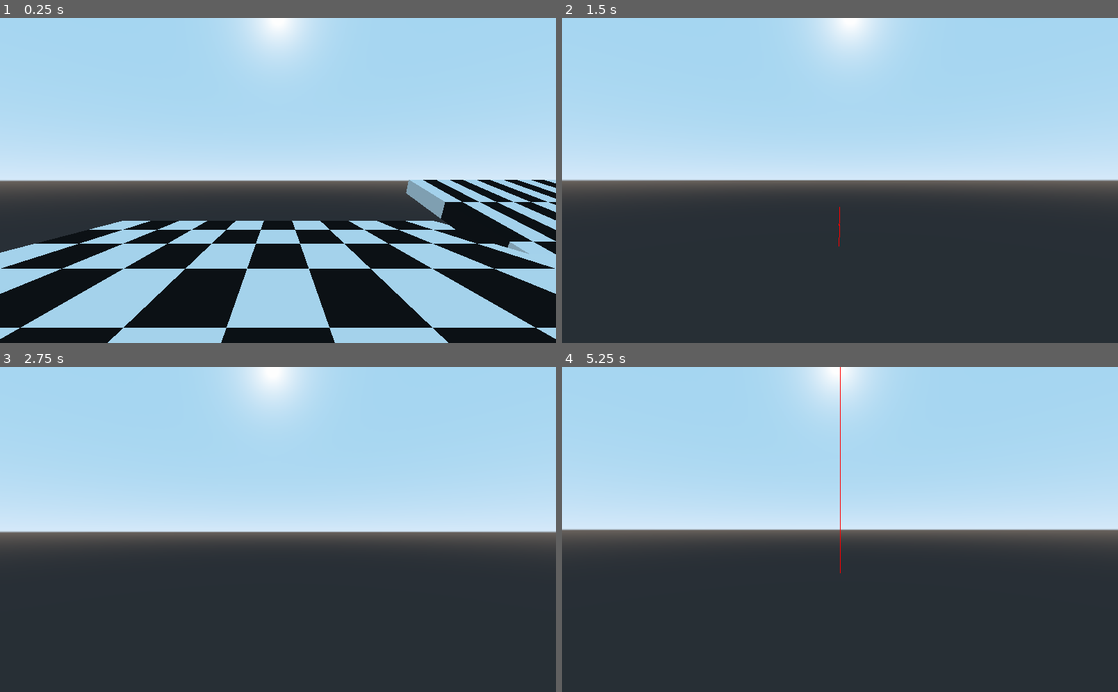
Above: before the commit, frames 1-4 (two rows, left to right).
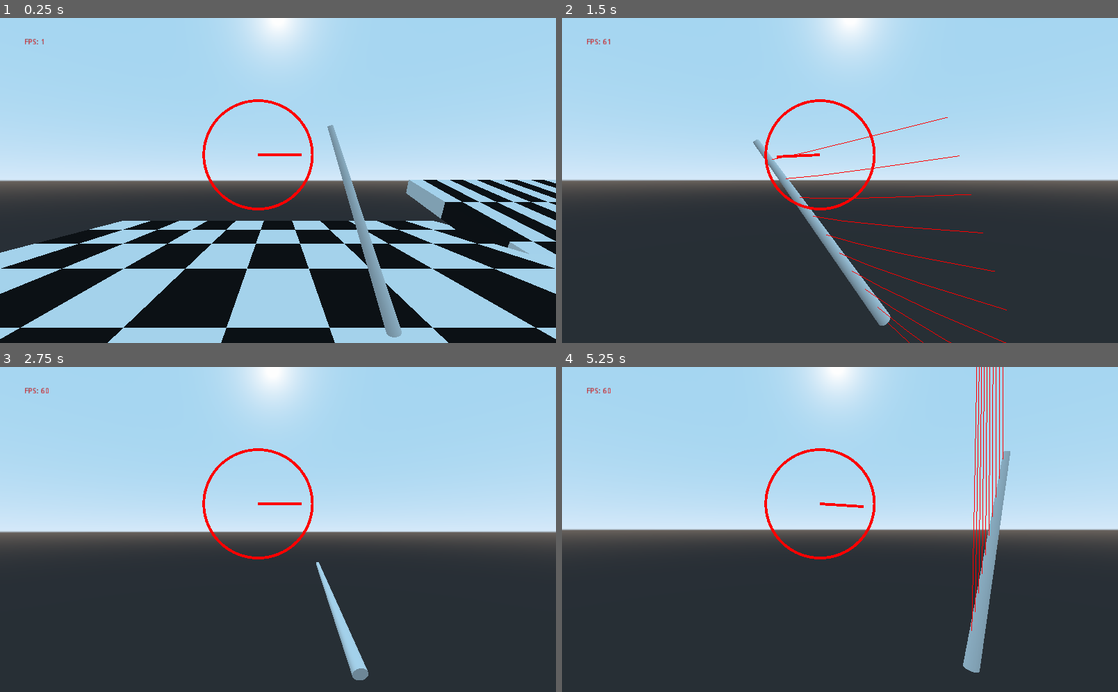
Above: after the commit, the same moments.

Repository: p4773rn/melee-hack-n-slash
Game: Godot game, scene res://Main.tscn
The game is run twice, just before and just after one commit, with the same random seed, the same clock (stepped at 60 frames per second) and the same inputs.
Inputs (mouse positions are in pixels of both pictures, inside the frame that each line leads up to):
- Up to frame 1 (0.25 s): no input
- Up to frame 2 (1.5 s): tap Enter at 0.5 s; move the mouse to (867, 180) at 0.52 s; hold W (movement_forward) from 0.53 s (still down); click (867, 180) at 0.67 s; move the mouse to (812, 180) at 1.27 s; click (812, 180) at 1.42 s
- Up to frame 3 (2.75 s): keep holding W (movement_forward); move the mouse to (289, 523) at 2.02 s; click (289, 523) at 2.17 s
- Up to frame 4 (5.25 s): keep holding W (movement_forward); move the mouse to (834, 536) at 2.77 s; click (834, 536) at 2.92 s; move the mouse to (878, 532) at 3.52 s; click (878, 532) at 3.67 s; move the mouse to (795, 526) at 4.27 s; click (795, 526) at 4.42 s; move the mouse to (845, 529) at 5.02 s; click (845, 529) at 5.17 s

The runs differ from the first frame. In frame 1, 1.9% of the frame differs, in the area x 4-73%, y 6-99%; in frame 2, 2.4%; in frame 3, 1.3%; in frame 4, 2.9%, in the area x 4-81%, y 0-95%.

Commit message:
shitty sword animations and controls, fps meter

Diff:
--- a/DebugTracer.gd
+++ b/DebugTracer.gd
@@ -7,7 +7,7 @@
 func set_tracing(tracing_):
 	tracing = tracing_
 	if tracing_:
-		line_strips.append([])
+		line_strips = [[]]
 
 
 func _ready():
--- /dev/null
+++ b/Dirmometer.gd
@@ -0,0 +1,19 @@
+extends Node2D
+
+const radius = 100
+var dir = Vector2(1,0) setget set_dir
+const color = Color(1,0,0)
+const thickness = 5
+
+func set_dir(dir_ : Vector2):
+	var norm2 = dir_.length_squared()
+	assert(-0.001 < norm2 && norm2 < 1.001)
+	dir = dir_
+	update()
+
+func _draw():
+	draw_arc(position, radius, 0, 2*PI, 100, color, thickness, false)
+
+	var pos1 = position
+	var pos2 = position + dir * radius * .8
+	draw_line(pos1, pos2, color, thickness, false)
--- /dev/null
+++ b/FpsLabel.gd
@@ -0,0 +1,5 @@
+extends Label
+
+
+func _process(_delta):
+	text = 'FPS: ' + str(Engine.get_frames_per_second())
--- a/Main.tscn
+++ b/Main.tscn
@@ -1,7 +1,13 @@
-[gd_scene load_steps=9 format=2]
+[gd_scene load_steps=32 format=2]
 
 [ext_resource path="res://Player.gd" type="Script" id=1]
-[ext_resource path="res://DebugTracer.tscn" type="PackedScene" id=2]
+[ext_resource path="res://Sword.gd" type="Script" id=2]
+[ext_resource path="res://assets/animations/swing_bottom.tres" type="AnimationNodeBlendSpace1D" id=3]
+[ext_resource path="res://assets/animations/swing_right.tres" type="AnimationNodeBlendSpace1D" id=4]
+[ext_resource path="res://assets/animations/swing_top.tres" type="AnimationNodeBlendSpace1D" id=5]
+[ext_resource path="res://assets/animations/swing_left.tres" type="AnimationNodeBlendSpace1D" id=6]
+[ext_resource path="res://Dirmometer.gd" type="Script" id=7]
+[ext_resource path="res://FpsLabel.gd" type="Script" id=8]
 
 [sub_resource type="CubeMesh" id=1]
 
@@ -35,6 +41,200 @@
 radius = 0.5
 height = 2.0
 
+[sub_resource type="Animation" id=7]
+resource_name = "idle"
+length = 0.001
+tracks/0/type = "value"
+tracks/0/path = NodePath("Handle:translation")
+tracks/0/interp = 1
+tracks/0/loop_wrap = true
+tracks/0/imported = false
+tracks/0/enabled = true
+tracks/0/keys = {
+"times": PoolRealArray( 0 ),
+"transitions": PoolRealArray( 1 ),
+"update": 0,
+"values": [ Vector3( -0.285163, 0.475115, -0.594882 ) ]
+}
+tracks/1/type = "value"
+tracks/1/path = NodePath("Handle:rotation_degrees")
+tracks/1/interp = 1
+tracks/1/loop_wrap = true
+tracks/1/imported = false
+tracks/1/enabled = true
+tracks/1/keys = {
+"times": PoolRealArray( 0 ),
+"transitions": PoolRealArray( 1 ),
+"update": 0,
+"values": [ Vector3( 0, 0, 17.151 ) ]
+}
+
+[sub_resource type="Animation" id=8]
+resource_name = "swing_bottom_left"
+length = 0.7
+tracks/0/type = "value"
+tracks/0/path = NodePath("Handle:rotation_degrees")
+tracks/0/interp = 1
+tracks/0/loop_wrap = true
+tracks/0/imported = false
+tracks/0/enabled = true
+tracks/0/keys = {
+"times": PoolRealArray( 0, 0.2, 0.5, 0.7 ),
+"transitions": PoolRealArray( 1, 1, 1, 1 ),
+"update": 0,
+"values": [ Vector3( -4.14111e-07, 29.633, 104.053 ), Vector3( -4.14111e-07, 29.633, 104.053 ), Vector3( 6.56648, -122.988, 64.1911 ), Vector3( 6.56648, -122.988, 64.1911 ) ]
+}
+tracks/1/type = "value"
+tracks/1/path = NodePath("Handle:translation")
+tracks/1/interp = 1
+tracks/1/loop_wrap = true
+tracks/1/imported = false
+tracks/1/enabled = true
+tracks/1/keys = {
+"times": PoolRealArray( 0, 0.2, 0.5, 0.7 ),
+"transitions": PoolRealArray( 1, 1, 1, 1 ),
+"update": 0,
+"values": [ Vector3( -2.37336, 0.563162, -0.687009 ), Vector3( -2.37336, 0.563162, -0.687009 ), Vector3( -0.43141, 1.17691, -0.404108 ), Vector3( -0.43141, 1.17691, -0.404108 ) ]
+}
+
+[sub_resource type="Animation" id=9]
+resource_name = "swing_bottom_right"
+length = 0.7
+tracks/0/type = "value"
+tracks/0/path = NodePath("Handle:rotation_degrees")
+tracks/0/interp = 1
+tracks/0/loop_wrap = true
+tracks/0/imported = false
+tracks/0/enabled = true
+tracks/0/keys = {
+"times": PoolRealArray( 0, 0.2, 0.5, 0.7 ),
+"transitions": PoolRealArray( 1, 1, 1, 1 ),
+"update": 0,
+"values": [ Vector3( 4.00826, 20.795, -100.429 ), Vector3( 4.00826, 20.795, -100.429 ), Vector3( -1.56552, 124.642, -74.8226 ), Vector3( -1.56552, 124.642, -74.8226 ) ]
+}
+tracks/1/type = "value"
+tracks/1/path = NodePath("Handle:translation")
+tracks/1/interp = 1
+tracks/1/loop_wrap = true
+tracks/1/imported = false
+tracks/1/enabled = true
+tracks/1/keys = {
+"times": PoolRealArray( 0, 0.2, 0.5, 0.7 ),
+"transitions": PoolRealArray( 1, 1, 1, 1 ),
+"update": 0,
+"values": [ Vector3( 0.163521, 0.731435, -0.482372 ), Vector3( 0.163521, 0.731435, -0.482372 ), Vector3( -1.32445, 0.872328, -0.482372 ), Vector3( -1.32445, 0.872328, -0.482372 ) ]
+}
+
+[sub_resource type="Animation" id=10]
+length = 0.7
+tracks/0/type = "value"
+tracks/0/path = NodePath("Handle:rotation_degrees")
+tracks/0/interp = 1
+tracks/0/loop_wrap = true
+tracks/0/imported = false
+tracks/0/enabled = true
+tracks/0/keys = {
+"times": PoolRealArray( 0, 0.2, 0.5, 0.7 ),
+"transitions": PoolRealArray( 1, 1, 1, 1 ),
+"update": 0,
+"values": [ Vector3( -50.299, 114.892, 17.516 ), Vector3( -50.299, 114.892, 17.516 ), Vector3( -50.299, 96.094, -109.647 ), Vector3( -50.299, 96.094, -109.647 ) ]
+}
+tracks/1/type = "value"
+tracks/1/path = NodePath("Handle:translation")
+tracks/1/interp = 1
+tracks/1/loop_wrap = true
+tracks/1/imported = false
+tracks/1/enabled = true
+tracks/1/keys = {
+"times": PoolRealArray( 0, 0.2, 0.5, 0.7 ),
+"transitions": PoolRealArray( 1, 1, 1, 1 ),
+"update": 0,
+"values": [ Vector3( -1.7811, 1.92299, -0.367017 ), Vector3( -1.7811, 1.92299, -0.367017 ), Vector3( -0.0642945, 0.697417, -0.321142 ), Vector3( -0.0642945, 0.697417, -0.321142 ) ]
+}
+
+[sub_resource type="Animation" id=11]
+length = 0.7
+tracks/0/type = "value"
+tracks/0/path = NodePath("Handle:rotation_degrees")
+tracks/0/interp = 1
+tracks/0/loop_wrap = true
+tracks/0/imported = false
+tracks/0/enabled = true
+tracks/0/keys = {
+"times": PoolRealArray( 0, 0.2, 0.5, 0.7 ),
+"transitions": PoolRealArray( 1, 1, 0.420448, 0.420448 ),
+"update": 0,
+"values": [ Vector3( 0, 0, -36.984 ), Vector3( 0, 0, -36.984 ), Vector3( -50.299, 114.892, -109.647 ), Vector3( -50.299, 114.892, -109.647 ) ]
+}
+tracks/1/type = "value"
+tracks/1/path = NodePath("Handle:translation")
+tracks/1/interp = 1
+tracks/1/loop_wrap = true
+tracks/1/imported = false
+tracks/1/enabled = true
+tracks/1/keys = {
+"times": PoolRealArray( 0, 0.2, 0.5, 0.7 ),
+"transitions": PoolRealArray( 1, 1, 0.329877, 0.329877 ),
+"update": 0,
+"values": [ Vector3( -0.236247, 1.58752, -0.594882 ), Vector3( -0.236247, 1.58752, -0.594882 ), Vector3( -0.684399, 0.697417, -0.321142 ), Vector3( -0.684399, 0.697417, -0.321142 ) ]
+}
+
+[sub_resource type="CylinderMesh" id=12]
+top_radius = 0.02
+bottom_radius = 0.05
+height = 1.5
+
+[sub_resource type="AnimationNodeAnimation" id=13]
+animation = "idle"
+
+[sub_resource type="AnimationNodeStateMachineTransition" id=14]
+xfade_time = 0.2
+
+[sub_resource type="AnimationNodeStateMachineTransition" id=15]
+switch_mode = 2
+auto_advance = true
+xfade_time = 0.2
+
+[sub_resource type="AnimationNodeStateMachineTransition" id=16]
+xfade_time = 0.2
+
+[sub_resource type="AnimationNodeStateMachineTransition" id=17]
+switch_mode = 2
+auto_advance = true
+xfade_time = 0.2
+
+[sub_resource type="AnimationNodeStateMachineTransition" id=18]
+xfade_time = 0.2
+
+[sub_resource type="AnimationNodeStateMachineTransition" id=19]
+switch_mode = 2
+auto_advance = true
+xfade_time = 0.2
+
+[sub_resource type="AnimationNodeStateMachineTransition" id=20]
+xfade_time = 0.2
+
+[sub_resource type="AnimationNodeStateMachineTransition" id=21]
+switch_mode = 2
+auto_advance = true
+xfade_time = 0.2
+
+[sub_resource type="AnimationNodeStateMachine" id=22]
+states/bottom/node = ExtResource( 3 )
+states/bottom/position = Vector2( 319.613, 201.667 )
+states/idle/node = SubResource( 13 )
+states/idle/position = Vector2( 319.621, 110.032 )
+states/left/node = ExtResource( 6 )
+states/left/position = Vector2( 148.333, 110.103 )
+states/right/node = ExtResource( 4 )
+states/right/position = Vector2( 488.333, 109.593 )
+states/top/node = ExtResource( 5 )
+states/top/position = Vector2( 319.477, 31 )
+transitions = [ "idle", "top", SubResource( 14 ), "top", "idle", SubResource( 15 ), "idle", "right", SubResource( 16 ), "right", "idle", SubResource( 17 ), "idle", "bottom", SubResource( 18 ), "bottom", "idle", SubResource( 19 ), "idle", "left", SubResource( 20 ), "left", "idle", SubResource( 21 ) ]
+graph_offset = Vector2( 0, -14.9933 )
+
+[sub_resource type="AnimationNodeStateMachinePlayback" id=23]
+
 [node name="Spatial" type="Spatial"]
 
 [node name="StaticBody" type="StaticBody" parent="."]
@@ -85,13 +285,51 @@
 
 [node name="Camera" type="Camera" parent="Player/RotationHelper"]
 
-[node name="DebugTracers" type="Spatial" parent="Player/RotationHelper"]
-
-[node name="DebugTracer" parent="Player/RotationHelper/DebugTracers" instance=ExtResource( 2 )]
-transform = Transform( 1, 0, 0, 0, 1, 0, 0, 0, 1, 0, -0.427529, -2.2702 )
-
-[node name="DebugTracer2" parent="Player/RotationHelper/DebugTracers" instance=ExtResource( 2 )]
-transform = Transform( 1, 0, 0, 0, 1, 0, 0, 0, 1, 0, -0.427529, -2.97709 )
-
-[node name="DebugTracer3" parent="Player/RotationHelper/DebugTracers" instance=ExtResource( 2 )]
-transform = Transform( 1, 0, 0, 0, 1, 0, 0, 0, 1, 0, -0.427529, -3.72381 )
+[node name="Sword" type="Spatial" parent="Player/RotationHelper"]
+transform = Transform( 1, 0, 0, 0, 1, 0, 0, 0, 1, 1.09013, -1.52916, -1.01878 )
+script = ExtResource( 2 )
+
+[node name="AnimationPlayer" type="AnimationPlayer" parent="Player/RotationHelper/Sword"]
+anims/idle = SubResource( 7 )
+anims/swing_bottom_left = SubResource( 8 )
+anims/swing_bottom_right = SubResource( 9 )
+anims/swing_top_left = SubResource( 10 )
+anims/swing_top_right = SubResource( 11 )
+
+[node name="Handle" type="Spatial" parent="Player/RotationHelper/Sword"]
+transform = Transform( 0.955531, -0.294891, 0, 0.294891, 0.95553, 0, 0, 0, 1, -0.285163, 0.475115, -0.594882 )
+
+[node name="Blade" type="MeshInstance" parent="Player/RotationHelper/Sword/Handle"]
+transform = Transform( 0.999998, 0, 0, 0, 0.999998, 0, 0, 0, 0.999997, 0, 0.75, 0 )
+mesh = SubResource( 12 )
+material/0 = null
+
+[node name="DebugTracers" type="Spatial" parent="Player/RotationHelper/Sword/Handle"]
+
+[node name="AnimationTree" type="AnimationTree" parent="Player/RotationHelper/Sword"]
+tree_root = SubResource( 22 )
+anim_player = NodePath("../AnimationPlayer")
+active = true
+parameters/playback = SubResource( 23 )
+parameters/bottom/blend_position = 0.93152
+parameters/left/blend_position = 0.000938058
+parameters/right/blend_position = 0
+parameters/top/blend_position = -0.00469041
+
+[node name="Dirmometer" type="Node2D" parent="Player"]
+position = Vector2( 237.673, 126.316 )
+script = ExtResource( 7 )
+__meta__ = {
+"_editor_description_": "A circle with an arrow"
+}
+
+[node name="FpsLabel" type="Label" parent="."]
+margin_left = 44.8754
+margin_top = 38.2271
+margin_right = 124.875
+margin_bottom = 77.2271
+custom_colors/font_color = Color( 1, 0, 0, 1 )
+script = ExtResource( 8 )
+__meta__ = {
+"_edit_use_anchors_": false
+}
--- a/Player.gd
+++ b/Player.gd
@@ -28,6 +28,9 @@
 var MOUSE_SENSITIVITY = 0.05
 
 
+const default_swipe_dir = Vector2(1,0)
+var swipe_dir_samples = []
+const swipe_sample_size = 20
 
 
 func _ready():
@@ -39,10 +42,13 @@
 	# We need to capture the mouse in order to use it for a FPS style camera control.
 	Input.set_mouse_mode(Input.MOUSE_MODE_CAPTURED)
 
+	for _i in range(swipe_sample_size):
+		swipe_dir_samples.append(default_swipe_dir)
 
 func _physics_process(delta):
 	process_input(delta)
 	process_movement(delta)
+
 
 
 
@@ -138,6 +144,28 @@
 	if event is InputEventMouseButton:
 		# if event.pressed is true then mouse button was just pressed
 		# otherwise just released
+		if event.pressed and event.button_index == BUTTON_LEFT:
+			$RotationHelper/Sword.swipe(swipe_dir)
 
-		for tracer in $RotationHelper/DebugTracers.get_children():
-			tracer.tracing = event.pressed
+
+	if event is InputEventMouseMotion:
+		swipe_dir_samples.push_back(event.relative)
+
+
+var swipe_angle = 0 # for debug
+var swipe_dir = Vector2(1,0)
+
+func _process(_delta):
+	swipe_dir_samples.pop_front()
+	if len(swipe_dir_samples) < swipe_sample_size:
+		swipe_dir_samples.push_back(default_swipe_dir)
+
+	if Input.is_mouse_button_pressed(BUTTON_RIGHT):
+		swipe_angle += _delta
+
+	swipe_dir = Vector2(0,0)
+	for sample in swipe_dir_samples:
+		swipe_dir += sample
+	swipe_dir = swipe_dir.normalized()
+	#swipe_dir = Vector2(cos(swipe_angle),sin(swipe_angle))
+	$Dirmometer.dir = swipe_dir
--- /dev/null
+++ b/Sword.gd
@@ -0,0 +1,71 @@
+extends Spatial
+
+const DebugTracer = preload("res://DebugTracer.tscn")
+const length = 1.5
+const num_tracers = 10
+
+var anim_tree : AnimationTree
+var anim_playback : AnimationNodeStateMachinePlayback
+
+func _ready():
+	var debug_tracers = $Handle/DebugTracers
+	for i in range(0,num_tracers):
+		var tracer = DebugTracer.instance()
+		tracer.translation.y = i * length / num_tracers
+		debug_tracers.add_child(tracer)
+
+	anim_tree = $AnimationTree
+	anim_playback = $AnimationTree['parameters/playback']
+	anim_playback.start('idle')
+
+
+var anim_state_old = ''
+
+func _process(_delta):
+	var anim_state = anim_playback.get_current_node()
+
+	if anim_state != anim_state_old:
+		var swinging = anim_state in ['top','bottom','left','right']
+		for tracer in $Handle/DebugTracers.get_children():
+			tracer.tracing = swinging
+
+	anim_state_old = anim_state
+
+
+func swipe(dir : Vector2):
+	assert(abs(dir.length_squared() - 1) < .001)
+
+	var br = Vector2(1,1).normalized()
+	var tr = Vector2(1,-1).normalized()
+	var bl = Vector2(-1,1).normalized()
+	var tl = Vector2(-1,-1).normalized()
+
+	if is_between(dir, br, bl): #bottom
+		#print('bottom ', inv_lerp(dir,bl,br))
+		anim_tree['parameters/bottom/blend_position'] = inv_lerp(dir,bl,br)
+		anim_playback.travel('bottom')
+	elif is_between(dir, br, tr): #right
+		#print('right ', inv_lerp(dir,br,tr))
+		anim_tree['parameters/right/blend_position'] = inv_lerp(dir,br,tr)
+		anim_playback.travel('right')
+	elif is_between(dir, tr, tl): #top
+		#print('top ', inv_lerp(dir,tl,tr))
+		anim_tree['parameters/top/blend_position'] = inv_lerp(dir,tl,tr)
+		anim_playback.travel('top')
+	else: # left
+		#print('left ', inv_lerp(dir,bl,tl))
+		anim_tree['parameters/left/blend_position'] = inv_lerp(dir,bl,tl)
+		anim_playback.travel('left')
+
+
+
+# checks if v is between v1 and v2 or close
+func is_between(v, v1, v2):
+	var eps = 0.001
+	return v.dot(v1) > -eps && v.dot(v2) > -eps
+
+# finds alpha s.t.
+# v = v_min * (1-alpha) + v_max * alpha
+# Not very accurate
+func inv_lerp(v, v_min, v_max):
+	return (v-v_min).length()/(v_max-v_min).length()
--- /dev/null
+++ b/assets/animations/swing_bottom.tres
@@ -0,0 +1,13 @@
+[gd_resource type="AnimationNodeBlendSpace1D" load_steps=3 format=2]
+
+[sub_resource type="AnimationNodeAnimation" id=1]
+animation = "swing_bottom_left"
+
+[sub_resource type="AnimationNodeAnimation" id=2]
+animation = "swing_bottom_right"
+
+[resource]
+blend_point_0/node = SubResource( 1 )
+blend_point_0/pos = -0.8
+blend_point_1/node = SubResource( 2 )
+blend_point_1/pos = 0.8
--- /dev/null
+++ b/assets/animations/swing_left.tres
@@ -0,0 +1,13 @@
+[gd_resource type="AnimationNodeBlendSpace1D" load_steps=3 format=2]
+
+[sub_resource type="AnimationNodeAnimation" id=1]
+animation = "swing_bottom_left"
+
+[sub_resource type="AnimationNodeAnimation" id=2]
+animation = "swing_top_left"
+
+[resource]
+blend_point_0/node = SubResource( 1 )
+blend_point_0/pos = -0.2
+blend_point_1/node = SubResource( 2 )
+blend_point_1/pos = 0.8
--- /dev/null
+++ b/assets/animations/swing_right.tres
@@ -0,0 +1,13 @@
+[gd_resource type="AnimationNodeBlendSpace1D" load_steps=3 format=2]
+
+[sub_resource type="AnimationNodeAnimation" id=1]
+animation = "swing_bottom_right"
+
+[sub_resource type="AnimationNodeAnimation" id=2]
+animation = "swing_top_right"
+
+[resource]
+blend_point_0/node = SubResource( 1 )
+blend_point_0/pos = -0.4
+blend_point_1/node = SubResource( 2 )
+blend_point_1/pos = 0.8
--- /dev/null
+++ b/assets/animations/swing_top.tres
@@ -0,0 +1,13 @@
+[gd_resource type="AnimationNodeBlendSpace1D" load_steps=3 format=2]
+
+[sub_resource type="AnimationNodeAnimation" id=1]
+animation = "swing_top_left"
+
+[sub_resource type="AnimationNodeAnimation" id=2]
+animation = "swing_top_right"
+
+[resource]
+blend_point_0/node = SubResource( 1 )
+blend_point_0/pos = -0.7
+blend_point_1/node = SubResource( 2 )
+blend_point_1/pos = 0.8
